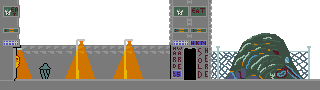
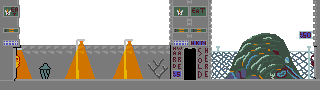
Layered file, before and after one edit (320x90). Changes by layer:
added layer "DPSDoor" above "protagdoor" over left=148, top=0, right=320, bottom=79
painted on "trashheap" over left=148, top=0, right=320, bottom=79
painted on "wall" over left=148, top=0, right=320, bottom=79
